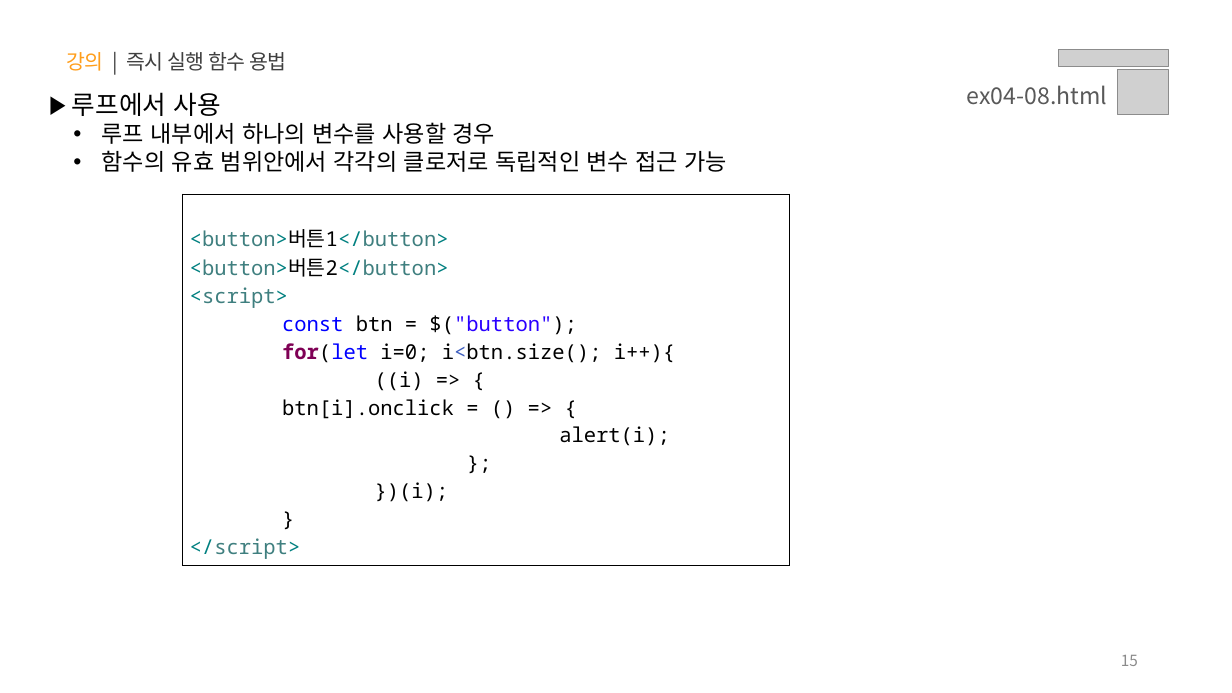
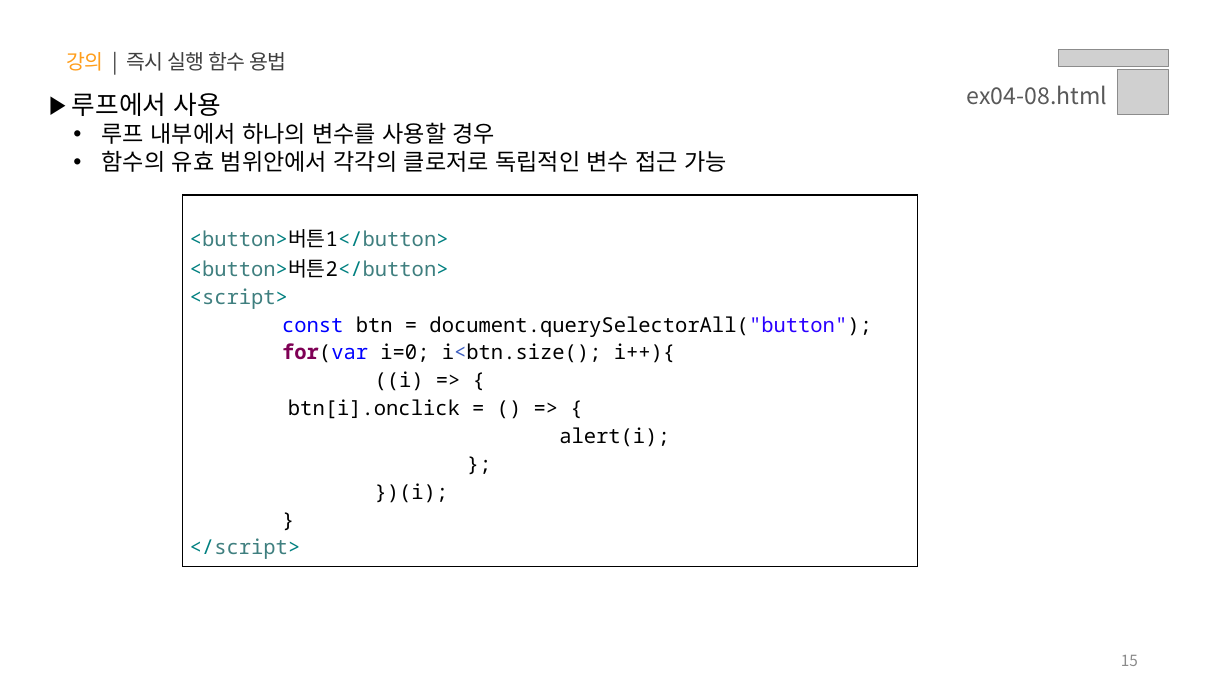
Before and after one commit to yebin-jeong/learn-js, a slide deck: slide 15 of PPT/04.자바스크립트 - 클로저.pptx. Drawn at 1232x693 pixels with LibreOffice and Linux fonts; fonts in the diff are those of the drawing; grey boxes stand for pictures. Boxes give left, top, right and bottom in pixels: in the first picture for what was removed or moved away, otherwise in the second. Text is boxed around its words. In the diff, an @@ line names an element or a change of style, - is before the commit and + after.

```diff
--- a/PPT/04.자바스크립트 - 클로저.pptx
+++ b/PPT/04.자바스크립트 - 클로저.pptx
@@ table at box(183, 195, 918, 567) @@
@@ row 1, column 1: "<button>버튼1</button> / <button>버튼2</button> / <script> / const btn = $("button"); / for(let i=0; i<btn.size(); i++){ / ((i) => { btn[i].onclick = () => { / alert(i); / }; / })(i); / } / </script>" to "<button>버튼1</button> / <button>버튼2</button> / <script> / const btn = document.querySelectorAll("button"); / for(var i=0; i<btn.size(); i++){ / ((i) => { btn[i].onclick = () => { / alert(i); / }; / })(i); / } / </script>" @@
@@ table: place and size @@
-table at box(183, 194, 790, 566)
+table at box(183, 195, 918, 567)
@@ table at box(183, 194, 918, 565) @@
@@ row 1, column 1: "<button>버튼1</button> / <button>버튼2</button> / <script> / const btn = $("button"); / for(let i=0; i<btn.size(); i++){ / btn[i].onclick = () => { / alert(i); / }; / } / </script>" to "<button>버튼1</button> / <button>버튼2</button> / <script> / const btn = document.querySelectorAll("button"); / for(var i=0; i<btn.size(); i++){ / btn[i].onclick = () => { / alert(i); / }; / } / </script>" @@
@@ table: place and size @@
-table at box(183, 194, 790, 565)
+table at box(183, 194, 918, 565)
```
